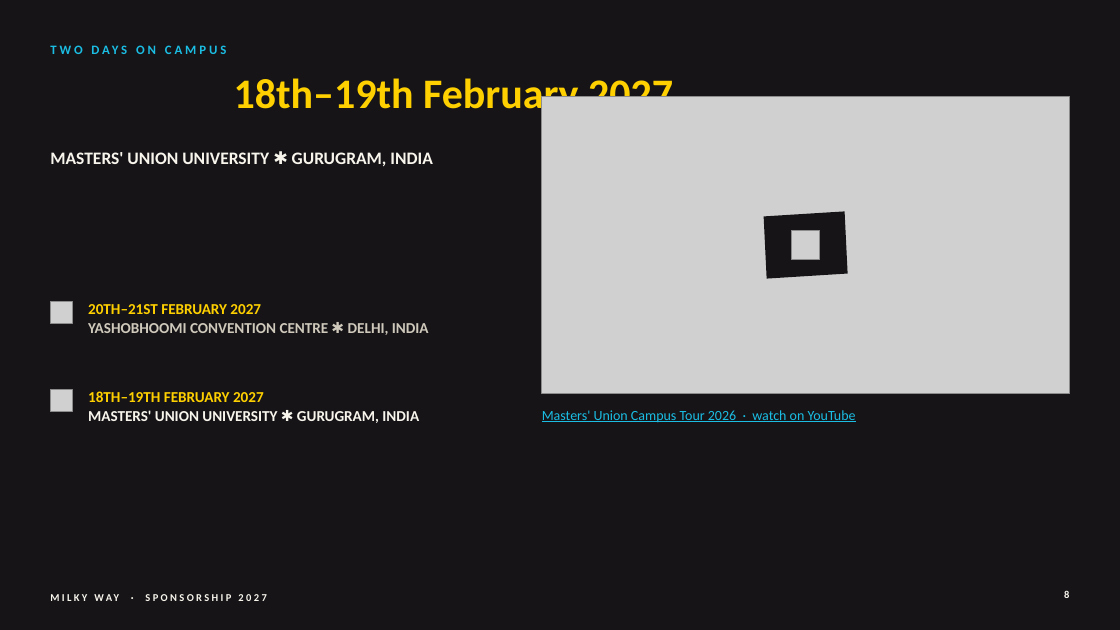
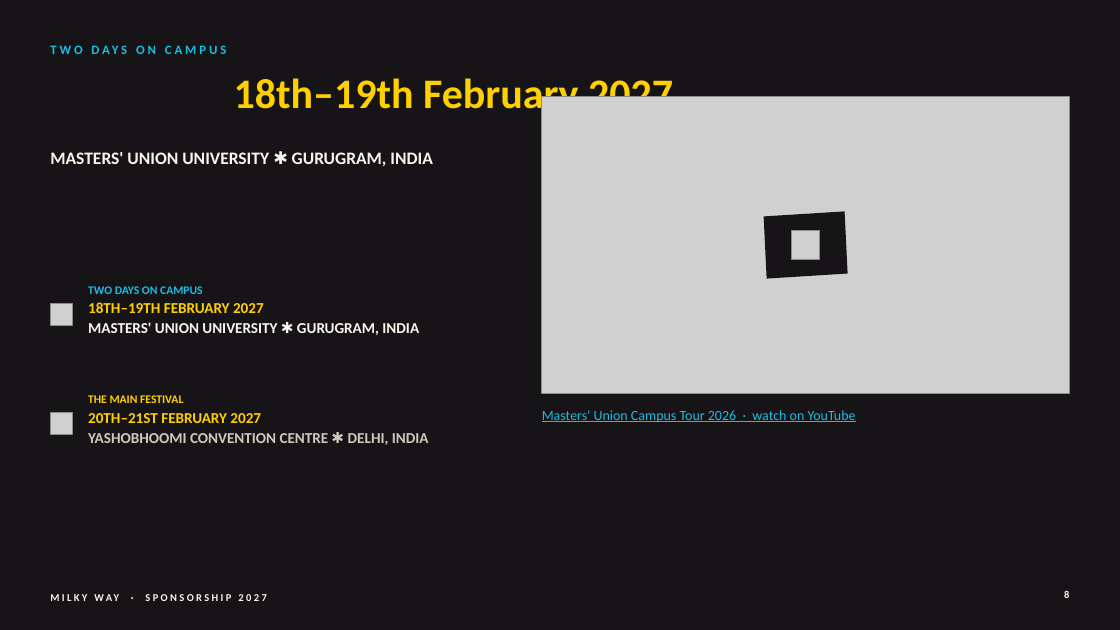
Before and after one commit to adityamittal2103/milkywayspons, a slide deck: slide 8 of deck/Milky-Way-Sponsorship-2027.pptx. Drawn at 1120x630 pixels with LibreOffice and Linux fonts; fonts in the diff are those of the drawing; grey boxes stand for pictures. Boxes give left, top, right and bottom in pixels: in the first picture for what was removed or moved away, otherwise in the second. Text is boxed around its words. In the diff, an @@ line names an element or a change of style, - is before the commit and + after.

```diff
--- a/deck/Milky-Way-Sponsorship-2027.pptx
+++ b/deck/Milky-Way-Sponsorship-2027.pptx
@@ text at (88,286,419,335): text changed; text colour #CFC9BC to #F8F5ED @@
-20TH–21ST FEBRUARY 2027
-YASHOBHOOMI CONVENTION CENTRE ✱ DELHI, INDIA
+TWO DAYS ON CAMPUS
+18TH–19TH FEBRUARY 2027
+MASTERS' UNION UNIVERSITY ✱ GURUGRAM, INDIA
@@ picture: place and size @@
-picture at (50,390,72,412)
+picture at (50,413,72,434)
@@ text at (88,395,429,445): text changed; text colour #F8F5ED to #CFC9BC @@
-18TH–19TH FEBRUARY 2027
-MASTERS' UNION UNIVERSITY ✱ GURUGRAM, INDIA
+THE MAIN FESTIVAL
+20TH–21ST FEBRUARY 2027
+YASHOBHOOMI CONVENTION CENTRE ✱ DELHI, INDIA
```
Also in this commit, not shown: 14 other slides changed, 1 slide added, 2 slides removed, 30 other files.
